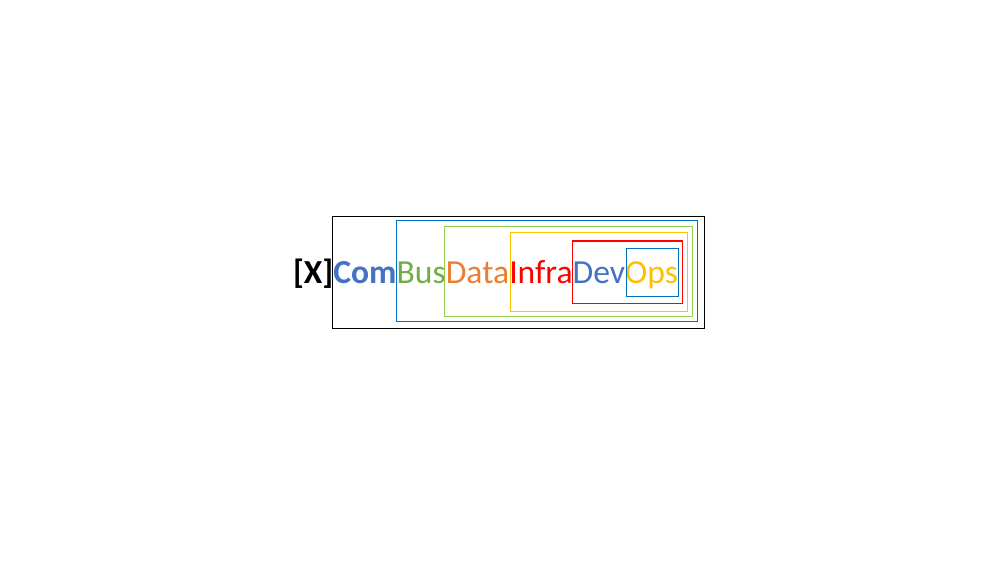
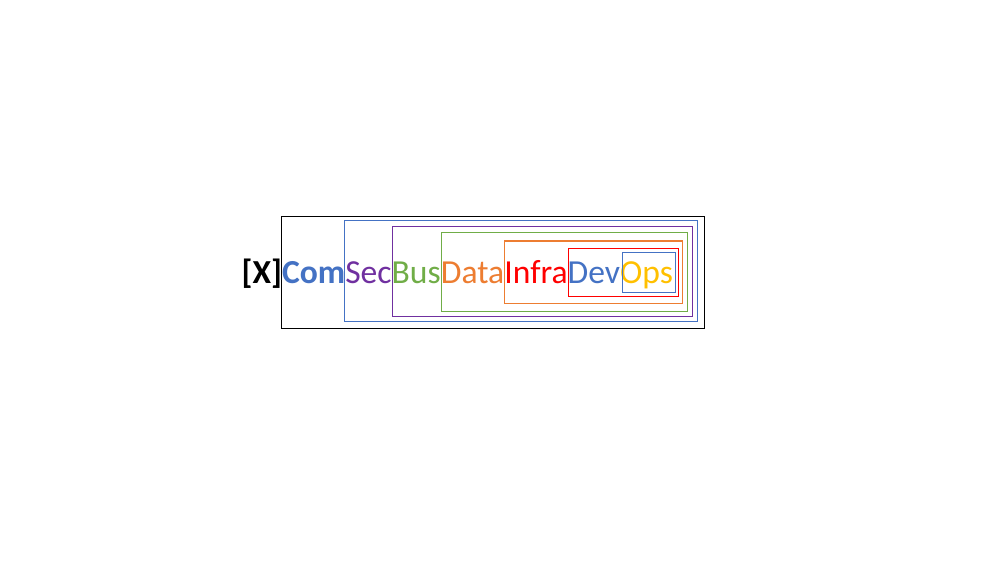
Before and after one commit to antoniojturel/cv, a slide deck: slide 1 of CV-AJTR.pptx. Drawn at 1008x567 pixels with LibreOffice and Linux fonts; fonts in the diff are those of the drawing. Boxes give left, top, right and bottom in pixels: in the first picture for what was removed or moved away, otherwise in the second. Text is boxed around its words. In the diff, an @@ line names an element or a change of style, - is before the commit and + after.

```diff
--- a/CV-AJTR.pptx
+++ b/CV-AJTR.pptx
@@ rectangle: place and size @@
-rectangle at box(333, 216, 705, 329)
+rectangle at box(281, 216, 705, 329)
@@ rectangle added at box(345, 221, 698, 322), outline #4472C4 1 pt @@
@@ rectangle: place and size @@
-rectangle at box(396, 221, 698, 322)
+rectangle at box(392, 227, 693, 317)
@@ rectangle at box(392, 227, 693, 317): outline #0070C0 1 pt to #7030A0 1 pt @@
@@ rectangle: place and size @@
-rectangle at box(445, 227, 693, 317)
+rectangle at box(442, 233, 688, 312)
@@ rectangle at box(442, 233, 688, 312): outline #92D050 1 pt to #70AD47 1 pt @@
@@ text at box(242, 256, 673, 292): text changed @@
-[X]ComBusDataInfraDevOps
+[X]ComSecBusDataInfraDevOps
@@ rectangle: place and size @@
-rectangle at box(510, 233, 688, 312)
+rectangle at box(504, 241, 683, 304)
@@ rectangle at box(504, 241, 683, 304): outline #FFC000 1 pt to #ED7D31 1 pt @@
@@ rectangle: place and size @@
-rectangle at box(572, 241, 683, 304)
+rectangle at box(569, 249, 679, 296)
@@ rectangle: place and size @@
-rectangle at box(626, 249, 679, 296)
+rectangle at box(622, 253, 676, 293)
@@ rectangle at box(622, 253, 676, 293): outline #0070C0 1 pt to #4472C4 1 pt @@
```
Also in this commit, not shown: 2 other slides changed, 1 other file.
